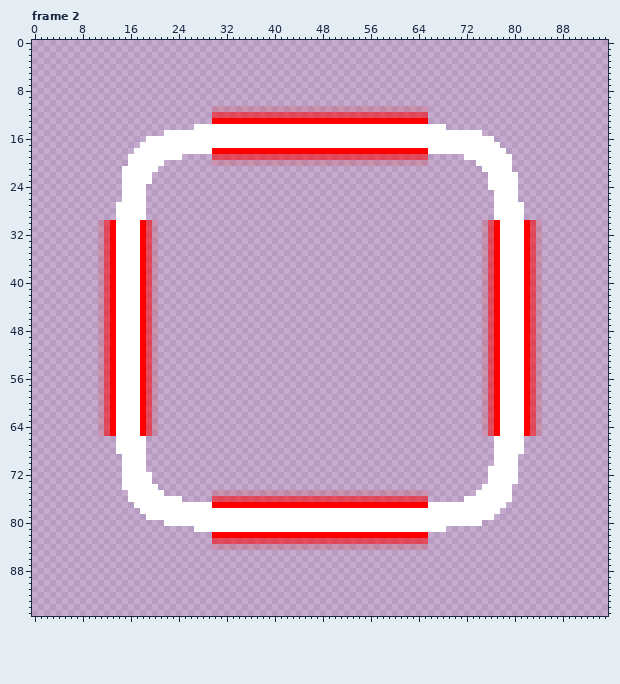
File history of a pixel-art file, Assets/Sprites/Player Sprites/Red CubeToCircle.aseprite. The picture above is the old version.
96x96 pixels, 8 frames. Shown: frame 2. The commit also changed other frames, which this record leaves out.
After:
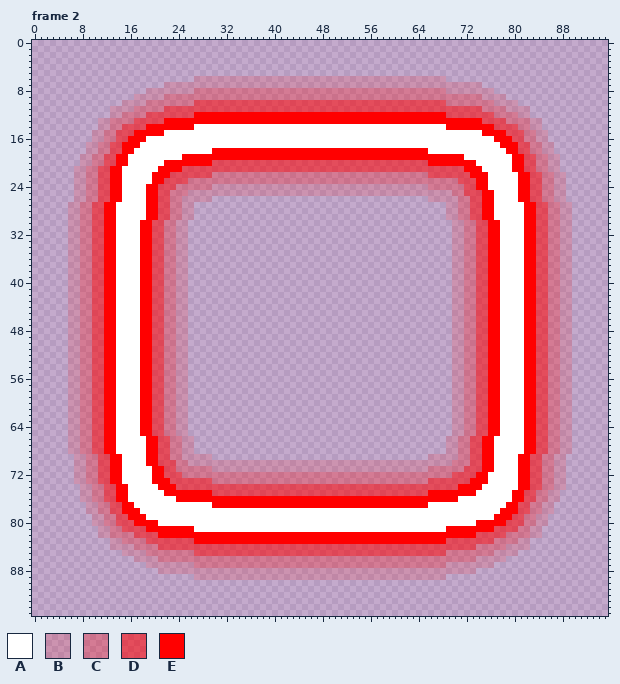
Palette (. is transparent): A #ffffff  B #ff000023  C #ff000046  D #ff00008c  E #ff0000
What changed:
Frame 2:
y 6: x 27..68 .......................................... -> BBBBBBBBBBBBBBBBBBBBBBBBBBBBBBBBBBBBBBBBBB
y 7: x 22..74 ..................................................... -> BBBBBBBBBBBBBBBBBBBBBBBBBBBBBBBBBBBBBBBBBBBBBBBBBBBBB
y 8: x 19..76 .......................................................... -> BBBBBBBBCCCCCCCCCCCCCCCCCCCCCCCCCCCCCCCCCCCCCCCCCCBBBBBBBB
y 9: x 17..78 .............................................................. -> BBBBBCCCCCCCCCCCCCCCCCCCCCCCCCCCCCCCCCCCCCCCCCCCCCCCCCCCCCBBBB
y 10: x 15..80 .................................................................. -> BBBBCCCCCCCCDDDDDDDDDDDDDDDDDDDDDDDDDDDDDDDDDDDDDDDDDDCCCCCCCCBBBB
y 11: x 13..82 .................BBBBBBBBBBBBBBBBBBBBBBBBBBBBBBBBBBBB................. -> BBBBCCCCCDDDDDDDDDDDDDDDDDDDDDDDDDDDDDDDDDDDDDDDDDDDDDDDDDDDDDCCCCBBBB
y 12: x 13..82 .................DDDDDDDDDDDDDDDDDDDDDDDDDDDDDDDDDDDD................. -> BBCCCCDDDDDDDDEEEEEEEEEEEEEEEEEEEEEEEEEEEEEEEEEEEEEEEEEEDDDDDDDDCCCCBB
y 13: x 11..29 ................... -> BBCCCCDDDDDEEEEEEEE; x 66..84 ................... -> EEEEEEEEEDDDDCCCCBB
y 14: x 11..26 ................ -> BBCCDDDDEEEEEEEE; x 69..84 ................ -> EEEEEEEEDDDDCCBB
y 15: x 10..21 ............ -> BBCCDDDEEEEE; x 75..85 ........... -> EEEEDDDCCBB
y 16: x 10..18 ......... -> BBCCDDEEE; x 77..85 ......... -> EEEDDCCBB
y 17: x 9..17 ......... -> BBCCDDEEE; x 78..86 ......... -> EEEDDCCBB
y 18: x 9..16 ........ -> BBCCDDEE; x 79..86 ........ -> EEDDCCBB
y 19: x 8..15 ........ -> BBCCDDEE; x 25..71 .....DDDDDDDDDDDDDDDDDDDDDDDDDDDDDDDDDDDD...... -> EEEEEEEEEEEEEEEEEEEEEEEEEEEEEEEEEEEEEEEEEEEEEEE; x 80..87 ........ -> EEDDCCBB
y 20: x 8..15 ........ -> BBCCDDEE; x 22..73 ........BBBBBBBBBBBBBBBBBBBBBBBBBBBBBBBBBBBB........ -> EEEEEEEEDDDDDDDDDDDDDDDDDDDDDDDDDDDDDDDDDDDDEEEEEEEE; x 80..87 ........ -> EEDDCCBB
y 21: x 7..14 ........ -> BBCCDDEE; x 21..74 ...................................................... -> EEEEDDDDDDDDDDDDDDDDDDDDDDDDDDDDDDDDDDDDDDDDDDDDDDDEEE; x 80..87 ........ -> EEDDCCBB
y 22: x 7..14 ........ -> BBCCDDEE; x 20..75 ........................................................ -> EEEDDDDDDDCCCCCCCCCCCCCCCCCCCCCCCCCCCCCCCCCCCCDDDDDDDEEE; x 81..88 ........ -> EEDDCCBB
y 23: x 7..14 ........ -> BBCCDDEE; x 20..75 ........................................................ -> EEDDDDCCCCCCCCCCCCCCCCCCCCCCCCCCCCCCCCCCCCCCCCCCCCCDDDEE; x 81..88 ........ -> EEDDCCBB
y 24: x 7..14 ........ -> BBCCDDEE; x 19..75 ......................................................... -> EEDDDCCCCCCBBBBBBBBBBBBBBBBBBBBBBBBBBBBBBBBBBBBCCCCCCDDEE; x 81..88 ........ -> EEDDCCBB
y 25: x 7..14 ........ -> BBCCDDEE; x 19..76 .......................................................... -> EEDDCCCBBBBBBBBBBBBBBBBBBBBBBBBBBBBBBBBBBBBBBBBBBBBCCDDDEE; x 81..88 ........ -> EEDDCCBB
y 26: x 7..14 ........ -> BBCCDDEE; x 19..29 ........... -> EEDDCCBBBBB; x 66..76 ........... -> BBBBBCCDDEE; x 81..88 ........ -> EEDDCCBB
y 27..29: x 6..13 ........ -> BBCCDDEE; x 19..26 ........ -> EEDDCCBB; x 69..76 ........ -> BBCCDDEE; x 82..89 ........ -> EEDDCCBB
y 30..65: x 6..12 .....BD -> BBCCDDE; x 19..25 DB..... -> EDDCCBB; x 70..76 .....BD -> BBCCDDE; x 83..89 DB..... -> EDDCCBB
y 66..68: x 6..13 ........ -> BBCCDDEE; x 19..26 ........ -> EEDDCCBB; x 69..76 ........ -> BBCCDDEE; x 82..89 ........ -> EEDDCCBB
y 69: x 7..14 ........ -> BBCCDDEE; x 19..29 ........... -> EEDDCCBBBBB; x 66..76 ........... -> BBBBBCCDDEE; x 81..88 ........ -> EEDDCCBB
y 70: x 7..14 ........ -> BBCCDDEE; x 19..76 .......................................................... -> EEDDDCCBBBBBBBBBBBBBBBBBBBBBBBBBBBBBBBBBBBBBBBBBBBBCCCDDEE; x 81..88 ........ -> EEDDCCBB
y 71: x 7..14 ........ -> BBCCDDEE; x 19..76 .........................................................A -> AEEDDCCCCCCBBBBBBBBBBBBBBBBBBBBBBBBBBBBBBBBBBBBCCCCCCDDDEE; x 81..88 ........ -> EEDDCCBB
y 72: x 7..14 ........ -> BBCCDDEE; x 20..75 ........................................................ -> EEDDDCCCCCCCCCCCCCCCCCCCCCCCCCCCCCCCCCCCCCCCCCCCCCDDDDEE; x 81..88 ........ -> EEDDCCBB
y 73: x 7..14 ........ -> BBCCDDEE; x 20..75 ........................................................ -> EEEDDDDDDDCCCCCCCCCCCCCCCCCCCCCCCCCCCCCCCCCCCCDDDDDDDEEE; x 81..88 ........ -> EEDDCCBB
y 74: x 8..15 .......A -> BBCCDDEE; x 21..74 ...................................................... -> EEEDDDDDDDDDDDDDDDDDDDDDDDDDDDDDDDDDDDDDDDDDDDDDDDEEEE; x 80..88 ......... -> AEEDDCCBB
y 75: x 8..15 ........ -> BBCCDDEE; x 22..73 ........BBBBBBBBBBBBBBBBBBBBBBBBBBBBBBBBBBBB........ -> EEEEEEEEDDDDDDDDDDDDDDDDDDDDDDDDDDDDDDDDDDDDEEEEEEEE; x 80..87 ........ -> EEDDCCBB
y 76: x 8..15 ........ -> BBCCDDEE; x 24..71 A.....DDDDDDDDDDDDDDDDDDDDDDDDDDDDDDDDDDDD...... -> EEEEEEEEEEEEEEEEEEEEEEEEEEEEEEEEEEEEEEEEEEEEEEEA; x 80..87 ........ -> EEDDCCBB
y 77: x 9..16 ........ -> BBCCDDEE; x 79..86 ........ -> EEDDCCBB
y 78: x 9..17 ......... -> BBCCDDEEE; x 78..86 ......... -> EEEDDCCBB
y 79: x 10..18 ......... -> BBCCDDEEE; x 77..85 ......... -> EEEDDCCBB
y 80: x 10..21 ............ -> BBCCDDDEEEEA; x 74..85 A........... -> EEEEEDDDCCBB
y 81: x 11..26 ................ -> BBCCDDDDEEEEEEEE; x 69..84 ................ -> EEEEEEEEDDDDCCBB
y 82: x 11..29 ................... -> BBCCCCDDDDEEEEEEEEE; x 66..84 ................... -> EEEEEEEEDDDDDCCCCBB
y 83: x 13..82 .................DDDDDDDDDDDDDDDDDDDDDDDDDDDDDDDDDDDD................. -> BBCCCCDDDDDDDDEEEEEEEEEEEEEEEEEEEEEEEEEEEEEEEEEEEEEEEEEEDDDDDDDDCCCCBB
y 84: x 13..82 .................BBBBBBBBBBBBBBBBBBBBBBBBBBBBBBBBBBBB................. -> BBBBCCCCDDDDDDDDDDDDDDDDDDDDDDDDDDDDDDDDDDDDDDDDDDDDDDDDDDDDDCCCCCBBBB
y 85: x 15..80 .................................................................. -> BBBBCCCCCCCCDDDDDDDDDDDDDDDDDDDDDDDDDDDDDDDDDDDDDDDDDDCCCCCCCCBBBB
y 86: x 17..78 .............................................................. -> BBBBCCCCCCCCCCCCCCCCCCCCCCCCCCCCCCCCCCCCCCCCCCCCCCCCCCCCCBBBBB
y 87: x 19..76 .......................................................... -> BBBBBBBBCCCCCCCCCCCCCCCCCCCCCCCCCCCCCCCCCCCCCCCCCCBBBBBBBB
y 88: x 21..73 ..................................................... -> BBBBBBBBBBBBBBBBBBBBBBBBBBBBBBBBBBBBBBBBBBBBBBBBBBBBB
y 89: x 27..68 .......................................... -> BBBBBBBBBBBBBBBBBBBBBBBBBBBBBBBBBBBBBBBBBB
Pixel boxes of the changes (left, top, right, bottom) in both pictures:
changed: (68, 76, 572, 580)
